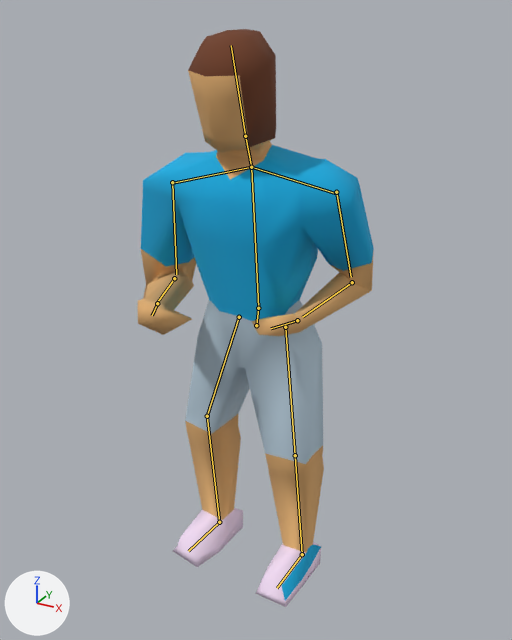
A saved change to the Blender file blender/player.blend.
Camera for both pictures: a camera (50 mm lens) standing at (0.911, -1.644, 1.717) and looking at (0.02, -0.024, 0.907). The lights are fixed; the arrows at lower left show +X, +Y and +Z. Both versions are drawn at frame 16 of the action 'Top Run'; the numbers are the values there. The bones that bend it are drawn over the model as lines.
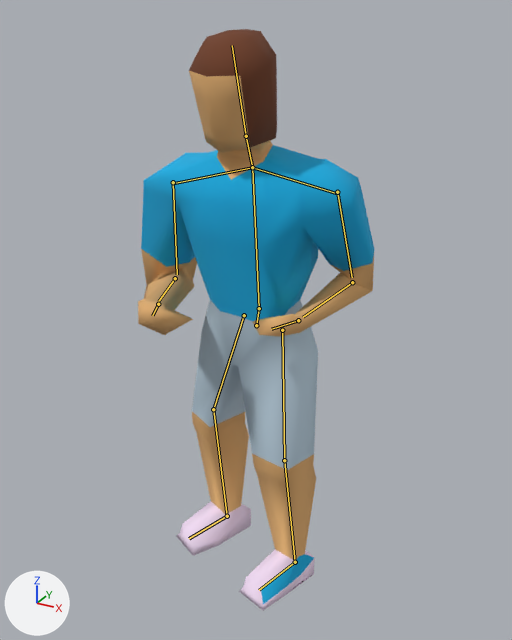
The edits, one by one:
Bone 'Main Bone' (bone_main_bone) turns from (0, 0, 0) to (1, -15, -3) degrees about its own x, y and z.
Bone 'Chest' (bone_chest) turns from (-13, -1, 1) to (-13, 14, -1) degrees about its own x, y and z.

Where the change shows, as pixel boxes [x1, y1, x2, y2] in the pictures (512 x 640 px):
'Plane', posed: before [138, 29, 374, 607]; after [138, 29, 374, 610]
bone 'Main Bone', root to tip: before (256, 325) to (258, 308); after (256, 325) to (259, 308)
bone 'Chest', root to tip: before (258, 308) to (251, 167); after (259, 308) to (252, 167)
